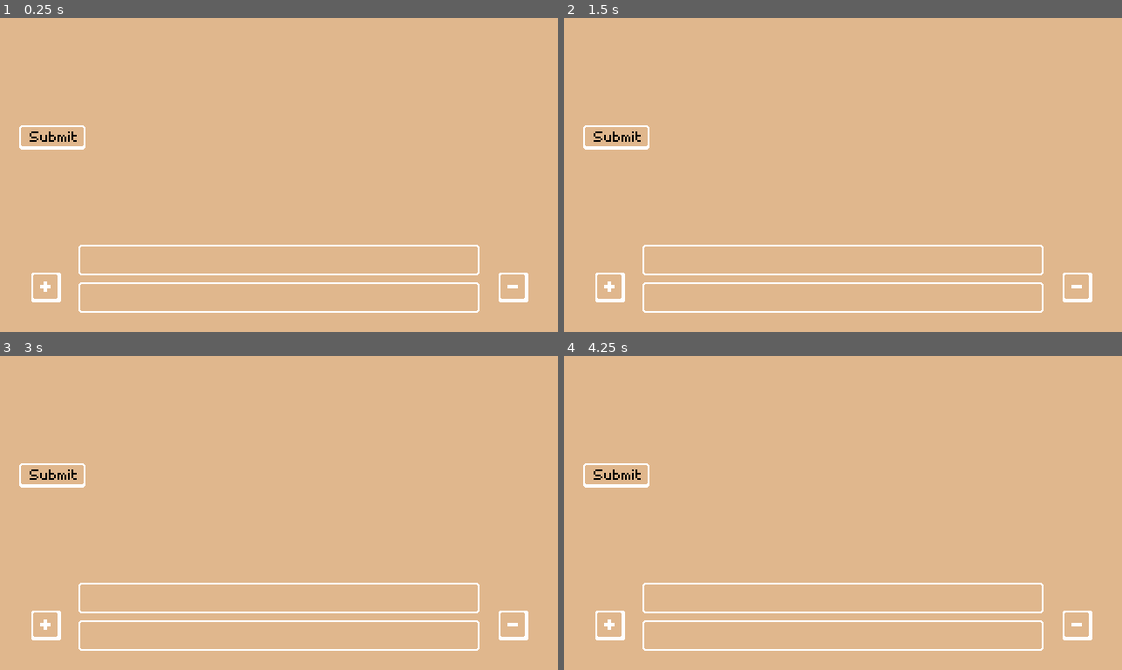
Above: before the commit, frames 1-4 (two rows, left to right).
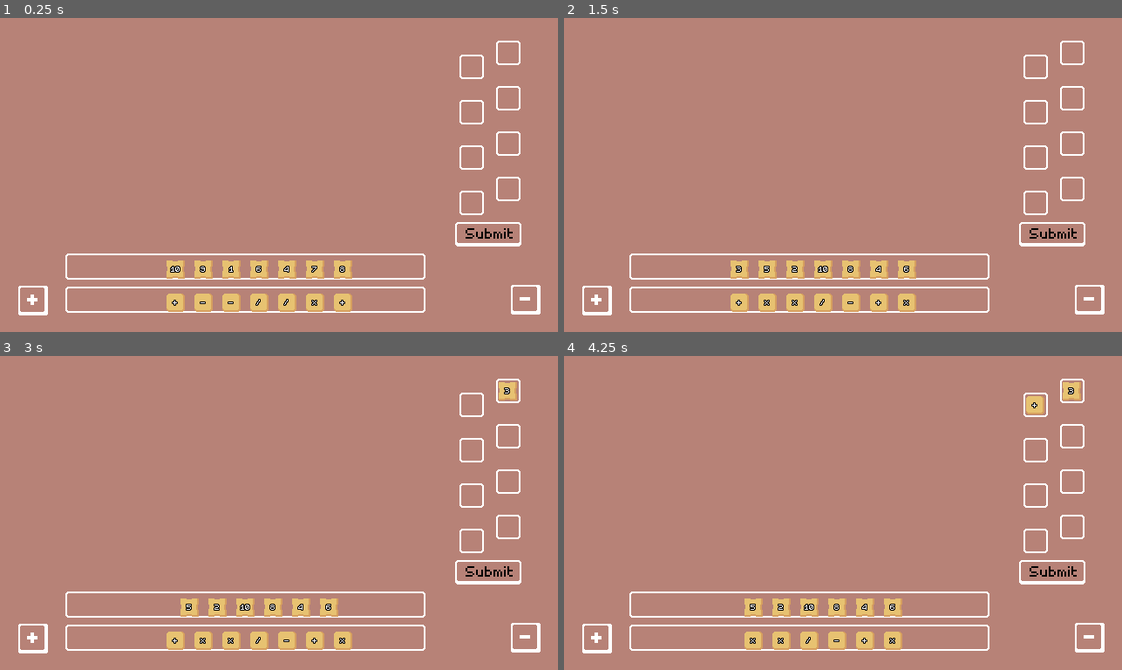
Above: after the commit, the same moments.

Repository: Hugo-Carbiener/GMTK-2026
Game: Godot game, scene res://assets/scenes/level.tscn
Same seed, same stepped clock (60 frames per second), same inputs: the game is played once before the commit and once after it.
Inputs (mouse positions are in pixels of both pictures, inside the frame that each line leads up to; where the layout moved, square brackets give the same spot in the first picture):
- Up to frame 1 (0.25 s): no input
- Up to frame 2 (1.5 s): click (1055, 234) [614, 137] at 0.5 s; click (597, 300) [608, 288] at 1.25 s
- Up to frame 3 (3 s): click (524, 635) [513, 626] at 2 s; click (161, 604) at 2.77 s
- Up to frame 4 (4.25 s): click (725, 638) at 3.52 s

The runs differ from the first frame. In frame 1, 100% of the frame differs, in the area x 0-100%, y 0-100%; in frame 2, 100%; in frame 3, 100%; in frame 4, 100%.
Error before the commit: Invalid type in function 'setup' in base 'MarginContainer (OperatorTile)'. Cannot convert argument 1 from int to Object. (res://assets/scripts/tiles/NumberTile…

Commit message:
Add tile selection and unselection

Diff:
--- a/gmtk-2026/assets/fonts/tile-font.tres
+++ b/gmtk-2026/assets/fonts/tile-font.tres
@@ -4,6 +4,6 @@
 
 [resource]
 font = ExtResource("1_ppk17")
-font_size = 32
+font_size = 8
 outline_size = 4
 outline_color = Color(0, 0, 0, 1)
--- a/gmtk-2026/assets/scenes/components/number-tile.tscn
+++ b/gmtk-2026/assets/scenes/components/number-tile.tscn
@@ -1,33 +1,41 @@
 [gd_scene load_steps=4 format=3 uid="uid://df4gq1i1jy68w"]
 
-[ext_resource type="Texture2D" uid="uid://cpcedb3s3li07" path="res://assets/sprites/UI_tile-background.png" id="1_66sql"]
 [ext_resource type="Script" uid="uid://cdmhcm3nairdq" path="res://assets/scripts/tiles/NumberTile.gd" id="1_hy2c6"]
 [ext_resource type="LabelSettings" uid="uid://d33orh32xadkt" path="res://assets/fonts/tile-font.tres" id="2_6lmis"]
+[ext_resource type="Texture2D" uid="uid://bjliju6xsgyss" path="res://assets/sprites/UI_tile-background-2.png" id="2_hy2c6"]
 
-[node name="Number tile" type="MarginContainer" node_paths=PackedStringArray("label")]
+[node name="Number tile" type="MarginContainer" node_paths=PackedStringArray("label", "button")]
 offset_right = 40.0
 offset_bottom = 40.0
-theme_override_constants/margin_left = 10
-theme_override_constants/margin_top = 10
-theme_override_constants/margin_right = 10
-theme_override_constants/margin_bottom = 10
 script = ExtResource("1_hy2c6")
-label = NodePath("Label margin/Label")
+label = NodePath("Number tile/Label margin/Label")
+button = NodePath("Number tile")
 
-[node name="Tile background" type="TextureRect" parent="."]
+[node name="Number tile" type="Button" parent="."]
 layout_mode = 2
-texture = ExtResource("1_66sql")
+focus_mode = 0
+mouse_filter = 1
+flat = true
+
+[node name="Tile background" type="TextureRect" parent="Number tile"]
+layout_mode = 0
+offset_right = 40.0
+offset_bottom = 40.0
+texture = ExtResource("2_hy2c6")
 stretch_mode = 3
 
-[node name="Label margin" type="MarginContainer" parent="."]
-layout_mode = 2
-theme_override_constants/margin_top = 6
-theme_override_constants/margin_right = 3
+[node name="Label margin" type="MarginContainer" parent="Number tile"]
+layout_mode = 0
+offset_right = 40.0
+offset_bottom = 40.0
+theme_override_constants/margin_top = 2
+theme_override_constants/margin_right = 1
 
-[node name="Label" type="Label" parent="Label margin"]
+[node name="Label" type="Label" parent="Number tile/Label margin"]
 layout_mode = 2
 size_flags_vertical = 1
-text = "+"
+mouse_filter = 1
+text = "2"
 label_settings = ExtResource("2_6lmis")
 horizontal_alignment = 1
 vertical_alignment = 1
--- a/gmtk-2026/assets/scenes/components/operator-tile.tscn
+++ b/gmtk-2026/assets/scenes/components/operator-tile.tscn
@@ -4,29 +4,38 @@
 [ext_resource type="Texture2D" uid="uid://cpcedb3s3li07" path="res://assets/sprites/UI_tile-background.png" id="2_7pu50"]
 [ext_resource type="LabelSettings" uid="uid://d33orh32xadkt" path="res://assets/fonts/tile-font.tres" id="3_hsmia"]
 
-[node name="Number tile" type="MarginContainer" node_paths=PackedStringArray("label")]
+[node name="Operator tile" type="MarginContainer" node_paths=PackedStringArray("label", "button")]
 offset_right = 40.0
 offset_bottom = 40.0
-theme_override_constants/margin_left = 10
-theme_override_constants/margin_top = 10
-theme_override_constants/margin_right = 10
-theme_override_constants/margin_bottom = 10
 script = ExtResource("1_80ej6")
-label = NodePath("Label margin/Label")
+label = NodePath("Operator tile/Label margin/Label")
+button = NodePath("Operator tile")
 
-[node name="Tile background" type="TextureRect" parent="."]
+[node name="Operator tile" type="Button" parent="."]
 layout_mode = 2
+focus_mode = 0
+focus_behavior_recursive = 1
+mouse_filter = 1
+flat = true
+
+[node name="Tile background" type="TextureRect" parent="Operator tile"]
+layout_mode = 0
+offset_right = 40.0
+offset_bottom = 40.0
 texture = ExtResource("2_7pu50")
 stretch_mode = 3
 
-[node name="Label margin" type="MarginContainer" parent="."]
-layout_mode = 2
-theme_override_constants/margin_top = 6
-theme_override_constants/margin_right = 3
+[node name="Label margin" type="MarginContainer" parent="Operator tile"]
+layout_mode = 0
+offset_right = 40.0
+offset_bottom = 40.0
+theme_override_constants/margin_top = 2
+theme_override_constants/margin_right = 2
 
-[node name="Label" type="Label" parent="Label margin"]
+[node name="Label" type="Label" parent="Operator tile/Label margin"]
 layout_mode = 2
 size_flags_vertical = 1
+mouse_filter = 1
 text = "+"
 label_settings = ExtResource("3_hsmia")
 horizontal_alignment = 1
--- /dev/null
+++ b/gmtk-2026/assets/scenes/components/tile-couple.tscn
@@ -0,0 +1,45 @@
+[gd_scene load_steps=3 format=3 uid="uid://c1eytjrnudo32"]
+
+[ext_resource type="Script" uid="uid://cabwos8i2t07g" path="res://assets/scripts/ui/TileCouple.gd" id="1_a2vad"]
+[ext_resource type="Texture2D" uid="uid://ng3c8mfuf6gx" path="res://assets/sprites/UI_base-frame.png" id="1_a5qcp"]
+
+[node name="Tile couple" type="HBoxContainer" node_paths=PackedStringArray("operator_slot_container", "number_slot_container")]
+offset_right = 44.0
+offset_bottom = 48.0
+script = ExtResource("1_a2vad")
+operator_slot_container = NodePath("Operator slot container")
+number_slot_container = NodePath("Number slot container")
+
+[node name="Operator slot container" type="MarginContainer" parent="."]
+layout_mode = 2
+size_flags_horizontal = 3
+theme_override_constants/margin_top = 16
+
+[node name="Border margin" type="MarginContainer" parent="Operator slot container"]
+layout_mode = 2
+theme_override_constants/margin_left = 4
+theme_override_constants/margin_top = 4
+
+[node name="Border" type="TextureRect" parent="Operator slot container/Border margin"]
+layout_mode = 2
+size_flags_horizontal = 4
+size_flags_vertical = 4
+texture = ExtResource("1_a5qcp")
+stretch_mode = 2
+
+[node name="Number slot container" type="MarginContainer" parent="."]
+layout_mode = 2
+size_flags_horizontal = 3
+theme_override_constants/margin_bottom = 16
+
+[node name="Border margin" type="MarginContainer" parent="Number slot container"]
+layout_mode = 2
+theme_override_constants/margin_left = 4
+theme_override_constants/margin_top = 4
+
+[node name="Border" type="TextureRect" parent="Number slot container/Border margin"]
+layout_mode = 2
+size_flags_horizontal = 4
+size_flags_vertical = 4
+texture = ExtResource("1_a5qcp")
+stretch_mode = 2
--- a/gmtk-2026/assets/scenes/level.tscn
+++ b/gmtk-2026/assets/scenes/level.tscn
@@ -9,6 +9,7 @@
 [ext_resource type="Resource" uid="uid://dpyblim6uor2s" path="res://assets/resources/tile-models/operator-tile-models/MinusTile.tres" id="5_67jys"]
 [ext_resource type="Resource" uid="uid://c23g4m542nqvk" path="res://assets/resources/tile-models/operator-tile-models/MultTile.tres" id="6_2b6ly"]
 [ext_resource type="Resource" uid="uid://cpnvtb6fqg1q8" path="res://assets/resources/tile-models/operator-tile-models/PlusTile.tres" id="7_2rwxs"]
+[ext_resource type="Script" uid="uid://6omgg0p6dr4m" path="res://assets/scripts/tiles/Executor.gd" id="8_71pkm"]
 [ext_resource type="Texture2D" uid="uid://dsmtvac3yg6v2" path="res://assets/sprites/UI_draw-pile-icon.png" id="9_67jys"]
 [ext_resource type="Texture2D" uid="uid://dil0gufilg5hs" path="res://assets/sprites/UI_draw-pile-icon-pressed.png" id="10_2b6ly"]
 [ext_resource type="Script" uid="uid://daf5e7smsr452" path="res://assets/scripts/HandManager.gd" id="10_nwww1"]
@@ -33,7 +34,8 @@
 anchor_bottom = 1.0
 grow_horizontal = 2
 grow_vertical = 2
-color = Color(0.87870693, 0.7167938, 0.551568, 1)
+mouse_filter = 2
+color = Color(0.71652323, 0.51166373, 0.4659539, 1)
 
 [node name="Global margin" type="MarginContainer" parent="CanvasLayer"]
 anchors_preset = 15
@@ -51,10 +53,22 @@
 
 [node name="Main container" type="MarginContainer" parent="CanvasLayer/Global margin/VBoxContainer"]
 layout_mode = 2
-size_flags_horizontal = 0
+size_flags_horizontal = 8
 size_flags_vertical = 3
+theme_override_constants/margin_right = 20
 
-[node name="Submit button container" parent="CanvasLayer/Global margin/VBoxContainer/Main container" instance=ExtResource("2_dyaho")]
+[node name="VBoxContainer" type="VBoxContainer" parent="CanvasLayer/Global margin/VBoxContainer/Main container"]
+layout_mode = 2
+
+[node name="Tile columns margin" type="MarginContainer" parent="CanvasLayer/Global margin/VBoxContainer/Main container/VBoxContainer"]
+layout_mode = 2
+
+[node name="VBoxContainer" type="VBoxContainer" parent="CanvasLayer/Global margin/VBoxContainer/Main container/VBoxContainer/Tile columns margin"]
+layout_mode = 2
+theme_override_constants/separation = 0
+script = ExtResource("8_71pkm")
+
+[node name="Submit button container" parent="CanvasLayer/Global margin/VBoxContainer/Main container/VBoxContainer" instance=ExtResource("2_dyaho")]
 layout_mode = 2
 signal_on_button_pressed = "play_phase_submitted"
 
@@ -69,6 +83,8 @@
 
 [node name="Draw pile margin" type="MarginContainer" parent="CanvasLayer/Global margin/VBoxContainer/Footer container/HBoxContainer"]
 layout_mode = 2
+theme_override_constants/margin_left = -15
+theme_override_constants/margin_bottom = -15
 
 [node name="Draw icon" type="TextureButton" parent="CanvasLayer/Global margin/VBoxContainer/Footer container/HBoxContainer/Draw pile margin"]
 layout_mode = 2
@@ -101,6 +117,8 @@
 anchor_bottom = 1.0
 grow_horizontal = 2
 grow_vertical = 2
+theme_override_constants/separation = 24
+alignment = 1
 
 [node name="Operator hand background" type="NinePatchRect" parent="CanvasLayer/Global margin/VBoxContainer/Footer container/HBoxContainer/Hands"]
 layout_mode = 2
@@ -118,9 +136,15 @@
 anchor_bottom = 1.0
 grow_horizontal = 2
 grow_vertical = 2
+theme_override_constants/separation = 24
+alignment = 1
 
 [node name="Discard pile margin" type="MarginContainer" parent="CanvasLayer/Global margin/VBoxContainer/Footer container/HBoxContainer"]
 layout_mode = 2
+size_flags_horizontal = 10
+size_flags_stretch_ratio = 0.3
+theme_override_constants/margin_right = -14
+theme_override_constants/margin_bottom = -14
 
 [node name="Discard icon" type="TextureButton" parent="CanvasLayer/Global margin/VBoxContainer/Footer container/HBoxContainer/Discard pile margin"]
 layout_mode = 2
@@ -130,4 +154,4 @@
 texture_pressed = ExtResource("15_t33da")
 script = ExtResource("16_t33da")
 
-[editable path="CanvasLayer/Global margin/VBoxContainer/Main container/Submit button container"]
+[editable path="CanvasLayer/Global margin/VBoxContainer/Main container/VBoxContainer/Submit button container"]
--- a/gmtk-2026/assets/scripts/GameLoop.gd
+++ b/gmtk-2026/assets/scripts/GameLoop.gd
@@ -21,6 +21,7 @@
 
 func start_level():
 	current_phase = Phases.PLAY_PHASE;
+	Executor.instance.init();
 	TileFactory.instance.init();
 	DrawPile.instance.init();
 	start_phase(current_phase);
--- a/gmtk-2026/assets/scripts/HandManager.gd
+++ b/gmtk-2026/assets/scripts/HandManager.gd
@@ -11,6 +11,11 @@
 func _ready() -> void:
 	if instance == null:
 		instance = self;
+	init_signals();
+
+func init_signals():
+	SignalBus.operator_tile_unselected.connect(on_operator_tile_unselected);
+	SignalBus.number_tile_unselected.connect(on_number_tile_unselected);
 
 func on_turn_start():
 	for i in range(Constants.DEFAULT_TILE_DRAWN):
@@ -33,3 +38,9 @@
 		number_tiles_container.remove_child(number_tile);
 	for operator_tile in operator_tiles_container.get_children():
 		operator_tiles_container.remove_child(operator_tile);
+
+func on_number_tile_unselected(tile : NumberTile):
+	tile.reparent(number_tiles_container);
+
+func on_operator_tile_unselected(tile : OperatorTile):
+	tile.reparent(operator_tiles_container);
--- a/gmtk-2026/assets/scripts/generals/Constants.gd
+++ b/gmtk-2026/assets/scripts/generals/Constants.gd
@@ -4,3 +4,10 @@
 var MAX_NUMBER_TILE = 10;
 
 var DEFAULT_TILE_DRAWN = 7;
+
+var DEFAULT_TILE_COUPLE_SLOTS = 4;
+
+# ANIMATION
+
+var SHORT_TRANSITION_DURATION = 0.05;
+var DEFAULT_GROW_FACTOR = 1.2;
--- a/gmtk-2026/assets/scripts/generals/SignalBus.gd
+++ b/gmtk-2026/assets/scripts/generals/SignalBus.gd
@@ -2,3 +2,8 @@
 
 signal play_phase_submitted
 signal tile_drawn
+
+signal operator_tile_selected
+signal number_tile_selected
+signal operator_tile_unselected
+signal number_tile_unselected
--- /dev/null
+++ b/gmtk-2026/assets/scripts/tiles/Executor.gd
@@ -0,0 +1,77 @@
+class_name Executor extends Control
+
+static var instance : Executor;
+
+var tile_couples : Array[TileCouple];
+
+func _ready() -> void:
+	if instance == null:
+		instance = self;
+	init_signals();
+
+func init_signals():
+	SignalBus.operator_tile_selected.connect(add_operator_tile);
+	SignalBus.number_tile_selected.connect(add_number_tile);
+	SignalBus.operator_tile_unselected.connect(remove_operator_tile);
+	SignalBus.number_tile_unselected.connect(remove_number_tile);
+
+func init():
+	for i in range(Constants.DEFAULT_TILE_COUPLE_SLOTS):
+		var tile_couple = TileCouple.create_tile_couple();
+		tile_couples.append(tile_couple);
+		add_child(tile_couple);
+
+func add_operator_tile(tile : OperatorTile):
+	for tile_couple in tile_couples:
+		if !tile_couple.has_operator():
+			tile_couple.add_operator(tile);
+			tile.on_selection();
+			return;
+
+	tile.on_selection_fail();
+
+func remove_operator_tile(tile : OperatorTile):
+	for tile_couple in tile_couples:
+		if tile_couple.has_specific_operator(tile):
+			tile_couple.remove_operator();
+			tile.on_unselection();
+			clear_empty_tile_couple();
+			return;
+	printerr("Tried to remove non existant selected operator tile.");
+
+func add_number_tile(tile : NumberTile):
+	for tile_couple in tile_couples:
+		if !tile_couple.has_number():
+			tile_couple.add_number(tile);
+			tile.on_selection();
+			return;
+
+	tile.on_selection_fail();
+
+func remove_number_tile(tile : NumberTile):
+	for tile_couple in tile_couples:
+		if tile_couple.has_specific_number(tile):
+			tile_couple.remove_number();
+			tile.on_unselection();
+			clear_empty_tile_couple();
+			return;
+	printerr("Tried to remove non existant selected number tile.");
+
+# Goes through tile couples to find empty ones. If they are non empty couples in lower slots, non empty couples bubble to the top
+func clear_empty_tile_couple():
+	var empty_tile_couple_indexes : Array[int];
+	var store_empty_couples = false;
+	for i in range(tile_couples.size() - 1, -1, -1):
+		var tile_couple = tile_couples[i];
+		if !tile_couple.is_empty():
+			store_empty_couples = true;
+		if store_empty_couples and tile_couple.is_empty():
+			empty_tile_couple_indexes.append(i);
+
+	if empty_tile_couple_indexes.size() == tile_couples.size() or empty_tile_couple_indexes.size() == 0:
+		return;
+
+	for tile_couple_index in empty_tile_couple_indexes:
+		var empty_tile_couple = tile_couples.pop_at(tile_couple_index);
+		tile_couples.append(empty_tile_couple);
+		move_child(empty_tile_couple, get_child_count() - 1);
--- a/gmtk-2026/assets/scripts/tiles/NumberTile.gd
+++ b/gmtk-2026/assets/scripts/tiles/NumberTile.gd
@@ -1,6 +1,6 @@
 class_name NumberTile extends Tile
 
-const number_tile_scene : PackedScene = preload("res://assets/scenes/components/operator-tile.tscn");
+const number_tile_scene : PackedScene = preload("res://assets/scenes/components/number-tile.tscn");
 
 var number : int;
 
@@ -17,3 +17,9 @@
 	self.number = tile_number;
 	self.value = str(tile_number);
 	self.label.text = str(tile_number);
+
+func on_click():
+	if status == TileFactory.TileStatus.NOT_SELECTED:
+		SignalBus.number_tile_selected.emit(self);
+	else:
+		SignalBus.number_tile_unselected.emit(self);
--- a/gmtk-2026/assets/scripts/tiles/OperatorTile.gd
+++ b/gmtk-2026/assets/scripts/tiles/OperatorTile.gd
@@ -1,6 +1,6 @@
 class_name OperatorTile extends Tile
 
-const operator_tile_scene : PackedScene = preload("res://assets/scenes/components/number-tile.tscn");
+const operator_tile_scene : PackedScene = preload("res://assets/scenes/components/operator-tile.tscn");
 
 var operator_type : TileFactory.OperatorTileType;
 
@@ -28,3 +28,9 @@
 		_:
 			printerr("Invalid operator type on tile: " + str(operator_type));
 			return 0;
+
+func on_click():
+	if status == TileFactory.TileStatus.NOT_SELECTED:
+		SignalBus.operator_tile_selected.emit(self);
+	else:
+		SignalBus.operator_tile_unselected.emit(self);
--- a/gmtk-2026/assets/scripts/tiles/Tile.gd
+++ b/gmtk-2026/assets/scripts/tiles/Tile.gd
@@ -2,4 +2,33 @@
 
 var type : TileFactory.TileType;
 var value : String;
+var status : TileFactory.TileStatus = TileFactory.TileStatus.NOT_SELECTED;
+
+@export_group("Components")
 @export var label : Label;
+@export var button : Button;
+
+func _ready() -> void:
+	pivot_offset = size/2;
+	mouse_entered.connect(on_mouse_enter);
+	mouse_exited.connect(on_mouse_exit);
+	button.button_up.connect(on_click);
+
+@abstract func on_click();
+
+func on_mouse_enter():
+	var tween = get_tree().create_tween();
+	tween.tween_property(self, "scale", Constants.DEFAULT_GROW_FACTOR * Vector2.ONE, Constants.SHORT_TRANSITION_DURATION);
+
+func on_mouse_exit():
+	var tween = get_tree().create_tween();
+	tween.tween_property(self, "scale", Vector2.ONE, Constants.SHORT_TRANSITION_DURATION);
+
+func on_selection():
+	status = TileFactory.TileStatus.SELECTED;
+
+func on_unselection():
+	status = TileFactory.TileStatus.NOT_SELECTED;
+
+func on_selection_fail():
+	pass;
--- a/gmtk-2026/assets/scripts/tiles/TileFactory.gd
+++ b/gmtk-2026/assets/scripts/tiles/TileFactory.gd
@@ -7,6 +7,11 @@
 # The real collection of tiles of the player. This is to be put in the draw pile at the start of a level.
 var number_deck : Array[NumberTile];
 var operator_deck : Array[OperatorTile];
+
+enum TileStatus {
+	SELECTED,
+	NOT_SELECTED
+}
 
 enum TileType {
 	OPERATOR,
--- /dev/null
+++ b/gmtk-2026/assets/scripts/ui/TileCouple.gd
@@ -0,0 +1,44 @@
+class_name TileCouple extends Control
+
+const tile_couple_scene : PackedScene = preload("res://assets/scenes/components/tile-couple.tscn");
+
+@export var operator_slot_container : Control;
+@export var number_slot_container : Control;
+var operator : OperatorTile;
+var number : NumberTile;
+
+static func create_tile_couple() -> TileCouple:
+	var tile_couple = tile_couple_scene.instantiate();
+	return tile_couple;
+
+func add_operator(tile : OperatorTile):
+	tile.reparent(operator_slot_container, false);
+	operator = tile;
+
+func add_number(tile : NumberTile):
+	tile.reparent(number_slot_container, false);
+	number = tile;
+
+func remove_operator():
+	operator = null;
+
+func remove_number():
+	number = null;
+
+func has_operator() -> bool:
+	return operator != null;
+
+func has_specific_operator(tile : OperatorTile):
+	return operator == tile;
+
+func has_number() -> bool:
+	return number != null;
+
+func has_specific_number(tile : NumberTile):
+	return number == tile;
+
+func is_filled() -> bool:
+	return has_number() and has_operator();
+
+func is_empty() -> bool:
+	return !has_number() and !has_operator();
--- a/gmtk-2026/project.godot
+++ b/gmtk-2026/project.godot
@@ -25,8 +25,11 @@
 
 window/size/viewport_width=640
 window/size/viewport_height=360
+window/stretch/mode="canvas_items"
 
 [rendering]
 
+textures/canvas_textures/default_texture_filter=0
 renderer/rendering_method="gl_compatibility"
 renderer/rendering_method.mobile="gl_compatibility"
+2d/snap/snap_2d_transforms_to_pixel=true
Not shown: 1 places in gmtk-2026/assets/scenes/level.tscn that only renumber resources
Not shown, added: gmtk-2026/assets/scripts/tiles/Executor.gd.uid
Not shown, added: gmtk-2026/assets/scripts/ui/TileCouple.gd.uid
Binary file changed: gmtk-2026/assets/sprites/UI.aseprite
Binary file added: gmtk-2026/assets/sprites/UI_tile-background-2.png
Not shown, added: gmtk-2026/assets/sprites/UI_tile-background-2.png.import
Binary file changed: gmtk-2026/assets/sprites/UI_tile-background.png
